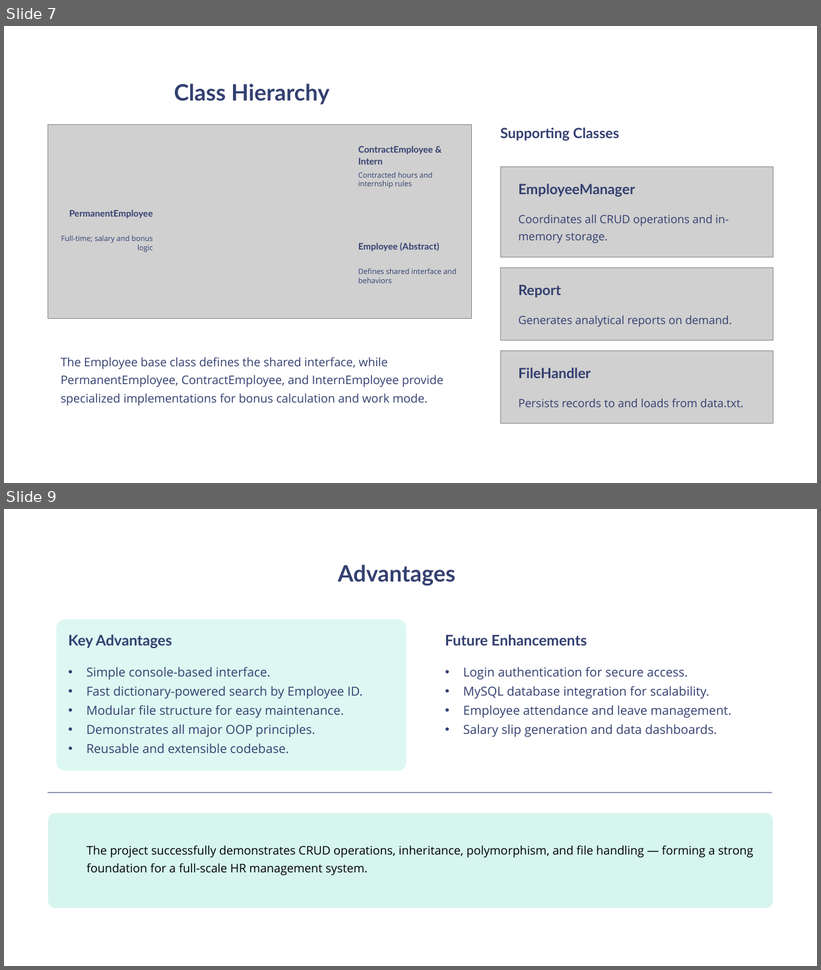
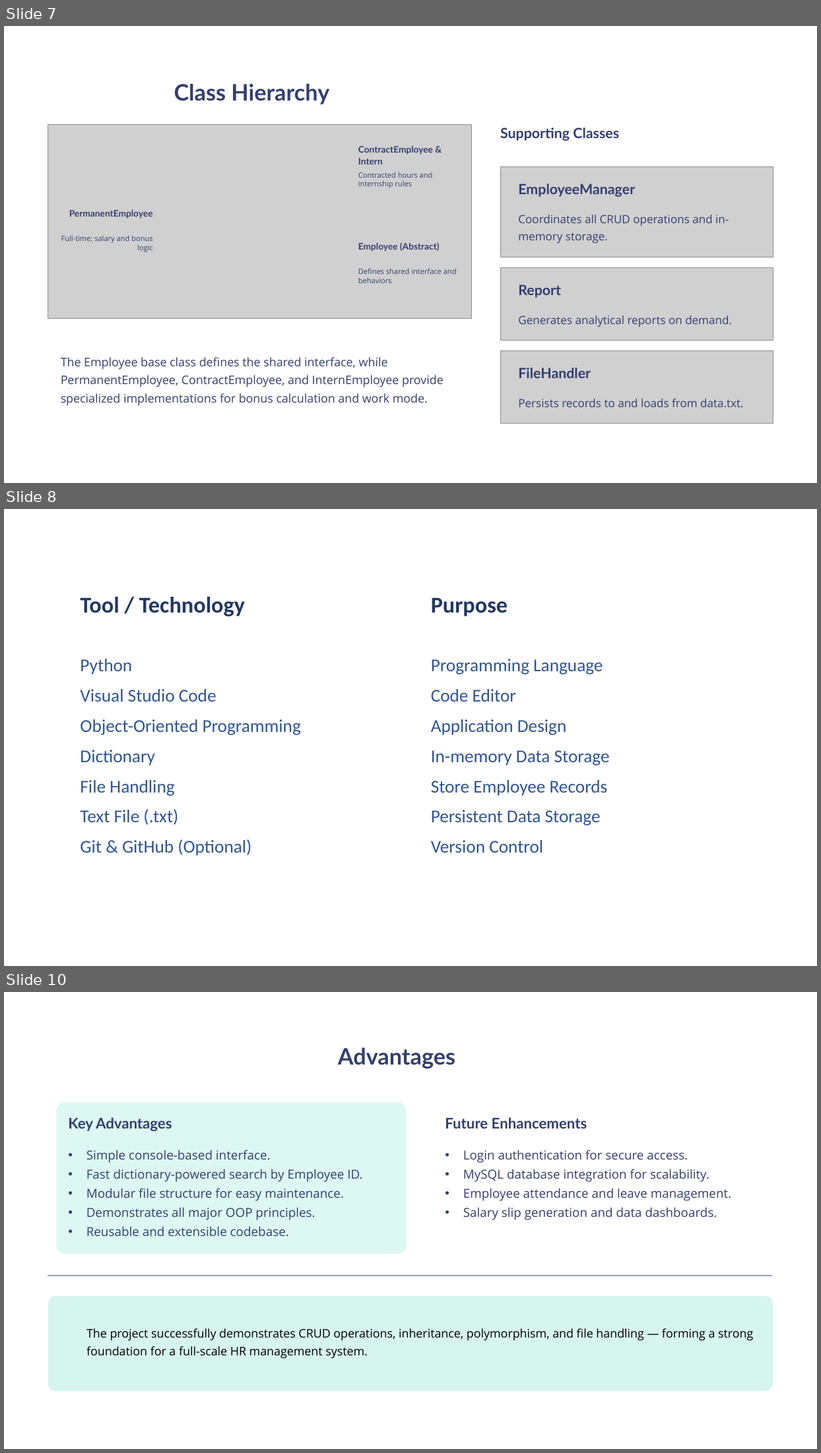
Before and after one commit to daarani24/Employee_Record_Management_System, a slide deck: Employee-Record-Management-System (1).pptx. Shown one above the other, each under a label of ours: slides 7 and 9 before the commit, slides 7, 8 and 10 after it; the slides between them are not shown. The pictures are 821x970 and 821x1453 pixels, drawn with LibreOffice and Linux fonts; fonts in the diff are those of the drawing; grey boxes stand for pictures; background and template pictures are left out. Boxes give left, top, right and bottom in pixels: in the first picture for what was removed or moved away, otherwise in the second. Text is boxed around its words. In the diff, an @@ line names an element or a change of style, - is before the commit and + after.

```diff
--- a/Employee-Record-Management-System (1).pptx
+++ b/Employee-Record-Management-System (1).pptx
@@ slide 8 added at [4, 509, 817, 966], background #FFFFFF @@
@@ table added at [72, 587, 773, 880], 8 rows, 2 columns @@
+Tool / Technology | Purpose
+Python | Programming Language
+Visual Studio Code | Code Editor
+Object-Oriented Programming | Application Design
+Dictionary | In-memory Data Storage
+File Handling | Store Employee Records
+Text File (.txt) | Persistent Data Storage
+Git & GitHub (Optional) | Version Control
@@ what was slide 9 is now slide 10 @@
```
Also in this commit, not shown: 2 slides changed, 1 other slide added.
